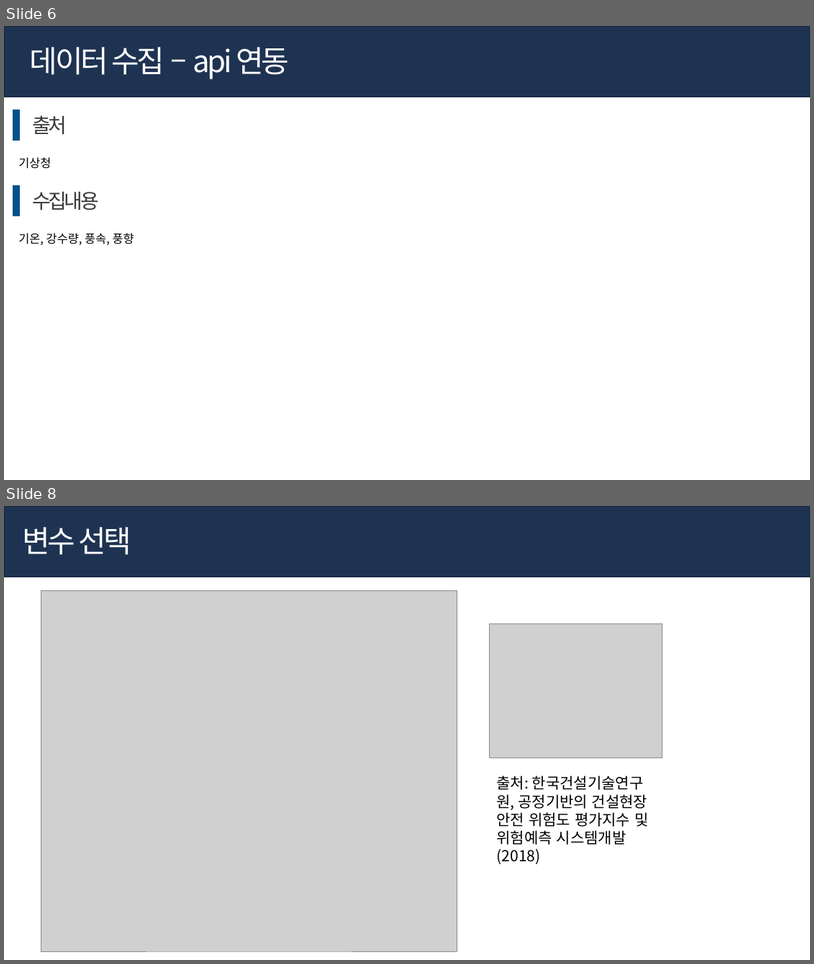
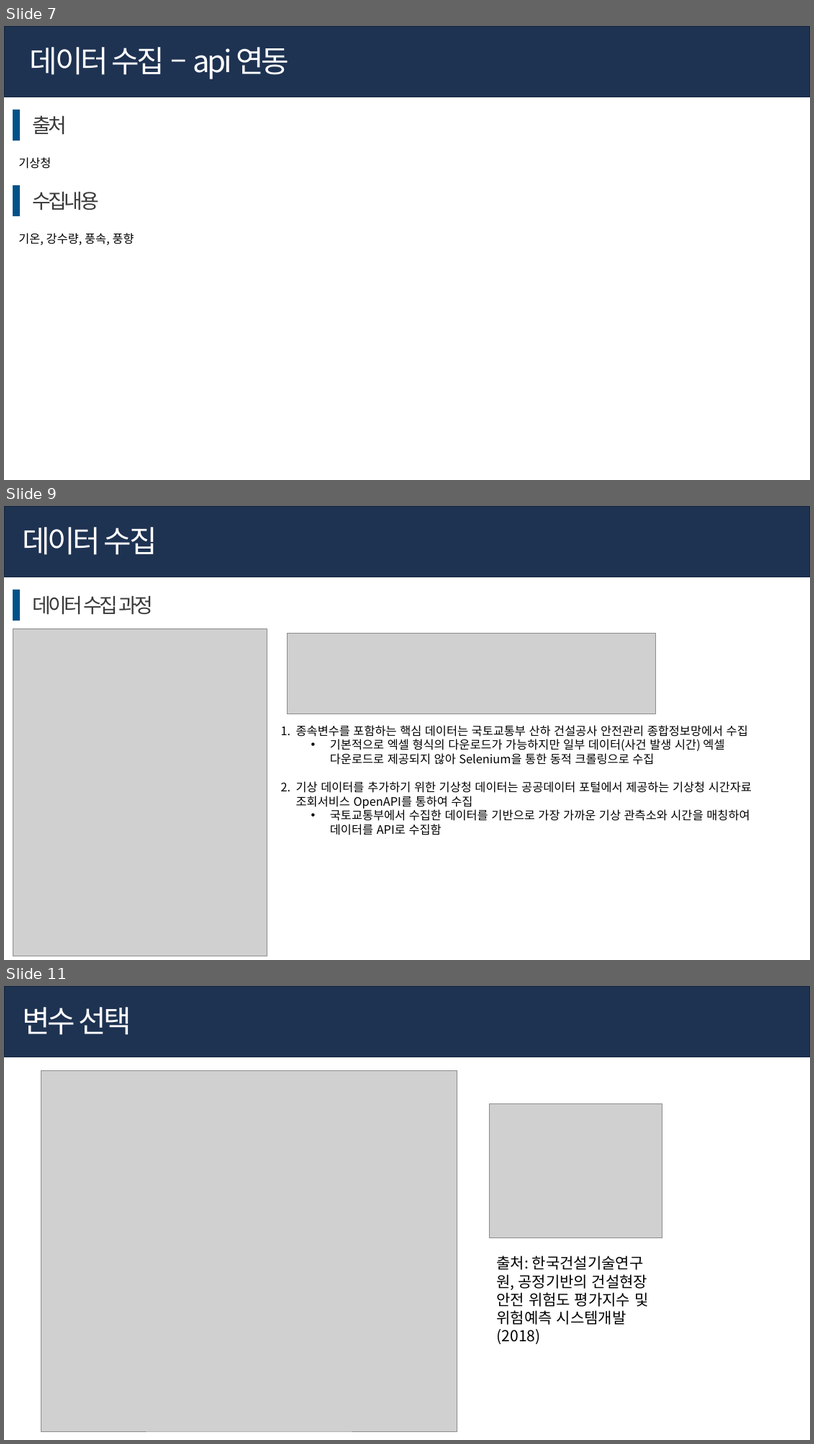
Before and after one commit to hyk2202/mega_final_project, a slide deck: ppt_김한열.pptx. Shown one above the other, each under a label of ours: slides 6 and 8 before the commit, slides 7, 9 and 11 after it; the slides between them are not shown. The pictures are 814x964 and 814x1444 pixels, drawn with LibreOffice and Linux fonts; fonts in the diff are those of the drawing; grey boxes stand for pictures. Boxes give left, top, right and bottom in pixels: in the first picture for what was removed or moved away, otherwise in the second. Text is boxed around its words. In the diff, an @@ line names an element or a change of style, - is before the commit and + after.

```diff
--- a/ppt_김한열.pptx
+++ b/ppt_김한열.pptx
@@ slide 9 added at (4,506,810,960), background #FFFFFF @@
@@ rectangle added at (4,506,810,577), fill #1E3252, outline #16253D 1 pt @@
@@ text added at (22,527,157,555), 36 pt, text #FFFFFF @@
+데이터 수집
@@ rectangle added at (13,590,20,620), fill #005289 @@
@@ text added at (32,596,153,615), 24 pt, text #393939 @@
+데이터 수집 과정
@@ picture added at (13,628,267,955) @@
@@ picture added at (287,633,656,713) @@
@@ text added at (296,725,752,835), 14 pt, text #000000 @@
+1. 종속변수를 포함하는 핵심 데이터는 국토교통부 산하 건설공사 안전관리 종합정보망에서 수집
+  • 기본적으로 엑셀 형식의 다운로드가 가능하지만 일부 데이터(사건 발생 시간) 엑셀 다운로드로 제공되지 않아 Selenium을 통한 동적 크롤링으로 수집
+2. 기상 데이터를 추가하기 위한 기상청 데이터는 공공데이터 포털에서 제공하는 기상청 시간자료 조회서비스 OpenAPI를 통하여 수집
+  • 국토교통부에서 수집한 데이터를 기반으로 가장 가까운 기상 관측소와 시간을 매칭하여 데이터를 API로 수집함
@@ what was slide 6 is now slide 7 @@
@@ what was slide 8 is now slide 11 @@
```
Also in this commit, not shown: 8 slides changed, 7 other slides added, 9 other files.
